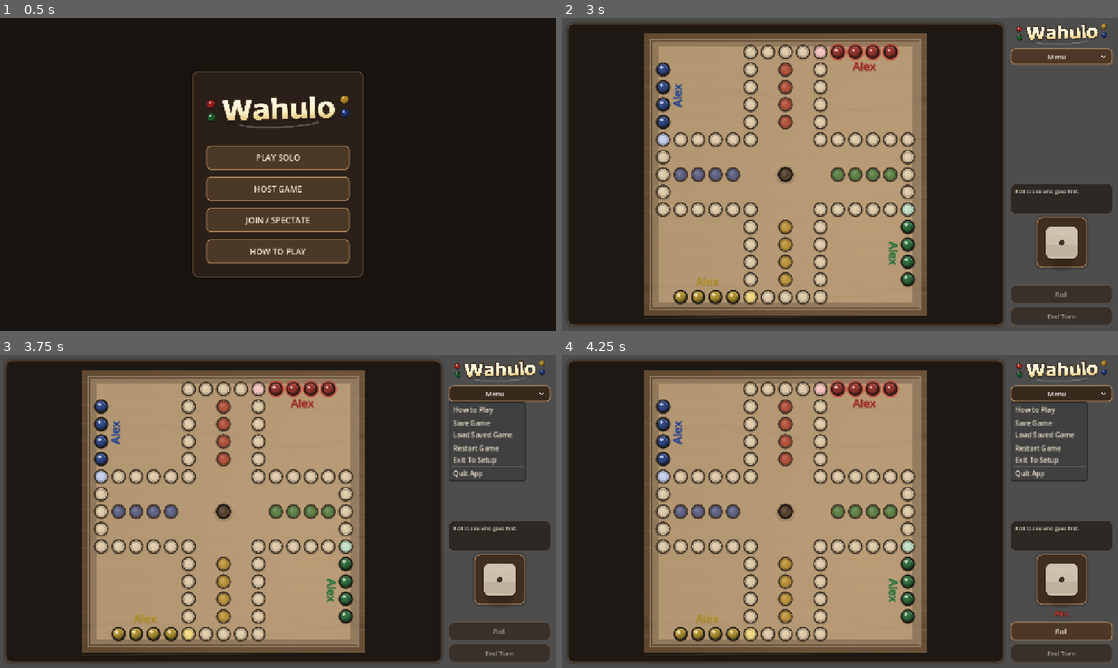
Above: before the commit, frames 1-4 (two rows, left to right).
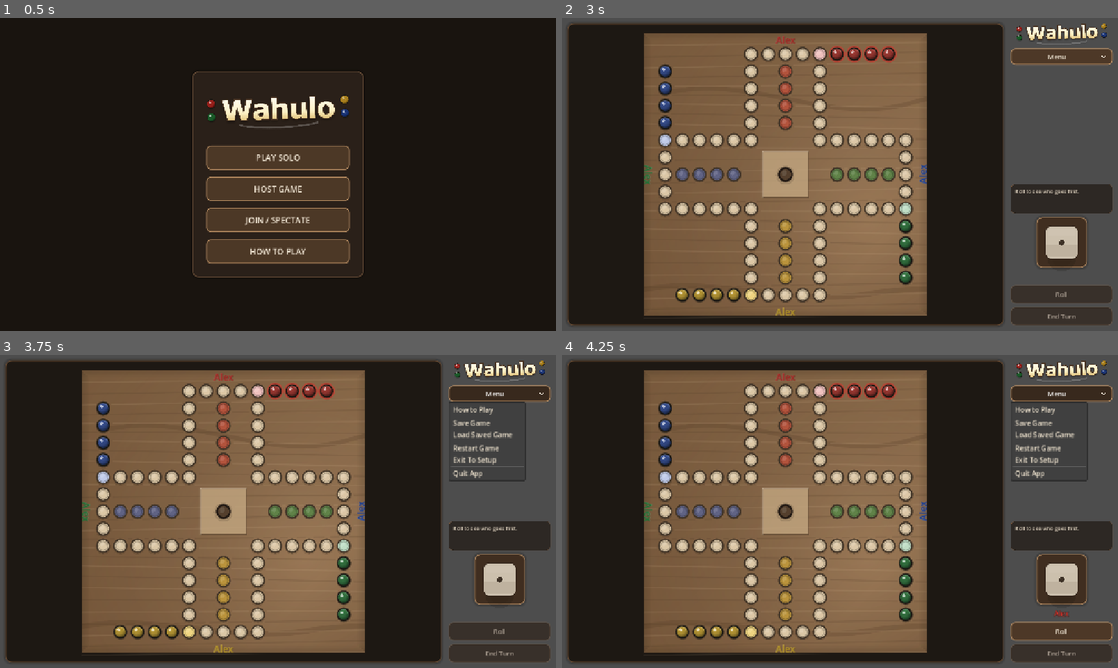
Above: after the commit, the same moments.

Repository: ItsTheMcCoy/wahoo-app
Game: Godot game, scene res://scenes/HomeScreen.tscn
Two runs of this game, one before a commit and one after it. Both use one fixed random seed, a clock stepped at 60 frames per second and the inputs below.
Inputs (mouse positions are in pixels of both pictures, inside the frame that each line leads up to):
- Up to frame 1 (0.5 s): no input
- Up to frame 2 (3 s): click "PLAY SOLO" at 0.5 s; click (845, 115) at 1.27 s; type "Alex" at 1.35 s; click (845, 161) at 1.5 s; type "Alex" at 1.58 s; click (845, 205) at 1.73 s; type "Alex" at 1.82 s; click (845, 249) at 2.02 s; type "Alex" at 2.1 s; click "Start Game" at 2.75 s
- Up to frame 3 (3.75 s): click "Menu" at 3.5 s
- Up to frame 4 (4.25 s): no input

Frame 1 is identical in both runs. In frame 2, 35% of the frame differs, in the area x 14-66%, y 5-96%; in frame 3, 35%; in frame 4, 35%.

Commit message:
Improve board realism; keep all surface elements clear of track circles

Diff:
--- a/godot/scripts/wahoo_board_view.gd
+++ b/godot/scripts/wahoo_board_view.gd
@@ -35,8 +35,11 @@
 const BOARD_SCALE := 0.97
 const POSITION_SPOT_RADIUS_RATIO := 0.37
 const MARBLE_SIZE_RATIO := 0.71
-const BOARD_EDGE_PADDING_UNITS := 1.10
+const BOARD_EDGE_PADDING_UNITS := 1.24
 const SEAT_LABEL_OFFSET_UNITS := 1.30
+const STATIC_CLEARANCE_RATIO := 0.25
+const SPOT_HALO_RATIO := 1.488
+const GRAIN_SAMPLE_STEPS := 220
 const ANIMATION_STYLE_PRESETS := {
     "subtle": {
         "move_seconds": 0.28,
@@ -285,6 +288,9 @@
     _draw_seat_labels()
 
 func _draw_board_surface() -> void:
+    var static_spot_data := _collect_static_spot_data()
+    var safety := _compute_static_safety_regions(static_spot_data)
+
     draw_rect(_board_rect, BOARD_BG, true)
     if _board_texture != null:
         draw_texture_rect(_board_texture, _board_rect, true, Color(1.0, 1.0, 1.0, 0.72))
@@ -294,31 +300,183 @@
         var t := float(i) / float(grain_rows - 1)
         var y := lerpf(_board_rect.position.y, _board_rect.end.y, t)
         var sway: float = sin(t * TAU * 2.4) * _cell_size * 0.22
-        var line_from := Vector2(_board_rect.position.x, y + sway)
-        var line_to := Vector2(_board_rect.end.x, y - sway * 0.55)
         var grain_color := BOARD_GRAIN_DARK if i % 2 == 0 else BOARD_GRAIN_LIGHT
-        draw_line(line_from, line_to, grain_color, max(1.0, _cell_size * 0.05), true)
+        _draw_grain_line_without_spots(y, sway, grain_color, max(1.0, _cell_size * 0.05), static_spot_data)
+
+    var inner: Rect2 = safety["inner"]
+    draw_rect(inner, BOARD_BG_INNER, true)
+
+    var bevel_rect := inner.grow(_cell_size * 0.04)
+    var bevel_light := BOARD_BG_INNER.lerp(Color.WHITE, 0.28)
+    bevel_light.a = 0.52
+    var bevel_dark := BOARD_EDGE.lerp(BOARD_BG, 0.35)
+    bevel_dark.a = 0.42
+    var bevel_width: float = max(1.5, _cell_size * 0.045)
+    _draw_bevel_edge_lines(bevel_rect, bevel_light, bevel_dark, bevel_width)
+    draw_rect(_board_rect, BOARD_EDGE, false, max(3.0, _cell_size * 0.10))
+
+    _draw_soft_safe_vignette(safety)
+
+func _draw_bevel_edge_lines(rect: Rect2, light: Color, dark: Color, width: float) -> void:
+    var tl := rect.position
+    var tr := Vector2(rect.end.x, rect.position.y)
+    var br := rect.end
+    var bl := Vector2(rect.position.x, rect.end.y)
+    draw_line(tl, tr, light, width, true)
+    draw_line(tl, bl, light, width, true)
+    draw_line(tr, br, dark, width, true)
+    draw_line(bl, br, dark, width, true)
+
+func _draw_soft_safe_vignette(safety: Dictionary) -> void:
+    var max_insets: Dictionary = safety["max_vignette_insets"]
+    var top_max: float = float(max_insets["top"])
+    var bottom_max: float = float(max_insets["bottom"])
+    var left_max: float = float(max_insets["left"])
+    var right_max: float = float(max_insets["right"])
+    var layer_count := 4
+    for i in range(layer_count):
+        var t0 := float(i) / float(layer_count)
+        var t1 := float(i + 1) / float(layer_count)
+        var alpha := BOARD_VIGNETTE.a * (1.0 - t0) * 0.60
+        var vignette_color := BOARD_VIGNETTE
+        vignette_color.a = alpha
+
+        var top_inset0: float = top_max * t0
+        var top_inset1: float = top_max * t1
+        var bottom_inset0: float = bottom_max * t0
+        var bottom_inset1: float = bottom_max * t1
+        var left_inset0: float = left_max * t0
+        var left_inset1: float = left_max * t1
+        var right_inset0: float = right_max * t0
+        var right_inset1: float = right_max * t1
+
+        var top_band := Rect2(
+            _board_rect.position + Vector2(0.0, top_inset0),
+            Vector2(_board_rect.size.x, max(0.0, top_inset1 - top_inset0))
+        )
+        var bottom_band := Rect2(
+            Vector2(_board_rect.position.x, _board_rect.end.y - bottom_inset1),
+            Vector2(_board_rect.size.x, max(0.0, bottom_inset1 - bottom_inset0))
+        )
+        var left_band := Rect2(
+            _board_rect.position + Vector2(left_inset0, top_inset1),
+            Vector2(max(0.0, left_inset1 - left_inset0), max(0.0, _board_rect.size.y - top_inset1 - bottom_inset1))
+        )
+        var right_band := Rect2(
+            Vector2(_board_rect.end.x - right_inset1, _board_rect.position.y + top_inset1),
+            Vector2(max(0.0, right_inset1 - right_inset0), max(0.0, _board_rect.size.y - top_inset1 - bottom_inset1))
+        )
+
+        if top_band.size.x > 0.0 and top_band.size.y > 0.0:
+            draw_rect(top_band, vignette_color, true)
+        if bottom_band.size.x > 0.0 and bottom_band.size.y > 0.0:
+            draw_rect(bottom_band, vignette_color, true)
+        if left_band.size.x > 0.0 and left_band.size.y > 0.0:
+            draw_rect(left_band, vignette_color, true)
+        if right_band.size.x > 0.0 and right_band.size.y > 0.0:
+            draw_rect(right_band, vignette_color, true)
+
+func _draw_grain_line_without_spots(y: float, sway: float, color: Color, width: float, spot_data: Array) -> void:
+    var last_outside := false
+    var segment_start := Vector2.ZERO
+    for step in range(GRAIN_SAMPLE_STEPS + 1):
+        var t := float(step) / float(GRAIN_SAMPLE_STEPS)
+        var x := lerpf(_board_rect.position.x, _board_rect.end.x, t)
+        var local_y := lerpf(y + sway, y - sway * 0.55, t)
+        var point := Vector2(x, local_y)
+        var outside := not _point_in_spot_clearance(point, spot_data, 0.0)
+
+        if outside and not last_outside:
+            segment_start = point
+        elif not outside and last_outside:
+            if segment_start.distance_to(point) >= _cell_size * 0.12:
+                draw_line(segment_start, point, color, width, true)
+
+        if step == GRAIN_SAMPLE_STEPS and outside and segment_start.distance_to(point) >= _cell_size * 0.12:
+            draw_line(segment_start, point, color, width, true)
+
+        last_outside = outside
+
+func _collect_static_spot_data() -> Array:
+    var data: Array = []
+    var halo_radius := _position_spot_radius() * SPOT_HALO_RATIO
+
+    for coord in WahooLayout.all_track_grid_coords():
+        data.append({"center": _grid_to_local(coord), "radius": halo_radius})
+
+    for player in range(WahooState.NUM_PLAYERS):
+        for coord in WahooLayout.home_row_grid_coords(player):
+            data.append({"center": _grid_to_local(coord), "radius": halo_radius * 0.96})
+        for coord in WahooLayout.base_cluster_grid_coords(player):
+            data.append({"center": _grid_to_local(coord), "radius": halo_radius * 0.96})
+
+    data.append({"center": _grid_to_local(WahooLayout.center_grid_coord()), "radius": halo_radius * 1.24})
+    return data
+
+func _compute_static_safety_regions(spot_data: Array) -> Dictionary:
+    var clearance := _cell_size * STATIC_CLEARANCE_RATIO
+    var center := _board_rect.get_center()
+    var min_x := INF
+    var max_x := -INF
+    var min_y := INF
+    var max_y := -INF
+    var left_limit := _board_rect.position.x + _cell_size * 0.36
+    var right_limit := _board_rect.end.x - _cell_size * 0.36
+    var top_limit := _board_rect.position.y + _cell_size * 0.36
+    var bottom_limit := _board_rect.end.y - _cell_size * 0.36
+
+    for item in spot_data:
+        var c: Vector2 = item["center"]
+        var r: float = float(item["radius"])
+        min_x = minf(min_x, c.x - r)
+        max_x = maxf(max_x, c.x + r)
+        min_y = minf(min_y, c.y - r)
+        max_y = maxf(max_y, c.y + r)
+
+        if c.x <= center.x:
+            left_limit = maxf(left_limit, c.x + r + clearance)
+        if c.x >= center.x:
+            right_limit = minf(right_limit, c.x - r - clearance)
+        if c.y <= center.y:
+            top_limit = maxf(top_limit, c.y + r + clearance)
+        if c.y >= center.y:
+            bottom_limit = minf(bottom_limit, c.y - r - clearance)
+
+    var min_inner_size := _cell_size * 2.6
+    if right_limit - left_limit < min_inner_size:
+        var mid_x := (left_limit + right_limit) * 0.5
+        left_limit = mid_x - min_inner_size * 0.5
+        right_limit = mid_x + min_inner_size * 0.5
+    if bottom_limit - top_limit < min_inner_size:
+        var mid_y := (top_limit + bottom_limit) * 0.5
+        top_limit = mid_y - min_inner_size * 0.5
+        bottom_limit = mid_y + min_inner_size * 0.5
 
     var inner := Rect2(
-        _board_rect.position + Vector2(_cell_size * 0.48, _cell_size * 0.48),
-        _board_rect.size - Vector2(_cell_size * 0.96, _cell_size * 0.96)
+        Vector2(left_limit, top_limit),
+        Vector2(max(0.0, right_limit - left_limit), max(0.0, bottom_limit - top_limit))
     )
-    draw_rect(inner, BOARD_BG_INNER, true)
-
-    var bevel_light := BOARD_BG_INNER.lerp(Color.WHITE, 0.24)
-    bevel_light.a = 0.62
-    draw_rect(inner.grow(_cell_size * 0.08), bevel_light, false, max(2.0, _cell_size * 0.07))
-    draw_rect(_board_rect, BOARD_EDGE, false, max(3.0, _cell_size * 0.10))
-
-    var vignette_inset := _cell_size * 0.82
-    var top_band := Rect2(_board_rect.position, Vector2(_board_rect.size.x, vignette_inset))
-    var bottom_band := Rect2(Vector2(_board_rect.position.x, _board_rect.end.y - vignette_inset), Vector2(_board_rect.size.x, vignette_inset))
-    var left_band := Rect2(Vector2(_board_rect.position.x, _board_rect.position.y + vignette_inset), Vector2(vignette_inset, _board_rect.size.y - vignette_inset * 2.0))
-    var right_band := Rect2(Vector2(_board_rect.end.x - vignette_inset, _board_rect.position.y + vignette_inset), Vector2(vignette_inset, _board_rect.size.y - vignette_inset * 2.0))
-    draw_rect(top_band, BOARD_VIGNETTE, true)
-    draw_rect(bottom_band, BOARD_VIGNETTE, true)
-    draw_rect(left_band, BOARD_VIGNETTE, true)
-    draw_rect(right_band, BOARD_VIGNETTE, true)
+
+    var max_vignette_insets := {
+        "top": max(0.0, min_y - _board_rect.position.y - clearance),
+        "bottom": max(0.0, _board_rect.end.y - max_y - clearance),
+        "left": max(0.0, min_x - _board_rect.position.x - clearance),
+        "right": max(0.0, _board_rect.end.x - max_x - clearance),
+    }
+
+    return {
+        "inner": inner,
+        "spot_extents": {"min_x": min_x, "max_x": max_x, "min_y": min_y, "max_y": max_y},
+        "max_vignette_insets": max_vignette_insets,
+    }
+
+func _point_in_spot_clearance(point: Vector2, spot_data: Array, extra_padding: float) -> bool:
+    for item in spot_data:
+        var c: Vector2 = item["center"]
+        var r: float = float(item["radius"]) + extra_padding
+        if point.distance_squared_to(c) <= r * r:
+            return true
+    return false
 
 func _draw_ambient_occlusion() -> void:
     var lane_radius := _position_spot_radius() * 1.20
@@ -486,6 +644,9 @@
     var radius: float = _position_spot_radius()
     draw_circle(center + Vector2(0.0, radius * 0.16), radius * 0.98, SPOT_CAVITY)
     draw_circle(center, radius, fill)
+    var inner_rim_shadow := fill.darkened(0.38)
+    inner_rim_shadow.a = 0.34
+    draw_arc(center - Vector2(0.0, radius * 0.05), radius * 0.56, PI * 1.02, PI * 1.98, 24, inner_rim_shadow, max(1.0, radius * 0.09), true)
     var highlight := fill.lerp(Color.WHITE, 0.26)
     highlight.a = 0.46
     draw_circle(center - Vector2(radius * 0.22, radius * 0.28), radius * 0.38, highlight)
@@ -502,36 +663,77 @@
     var font: Font = ThemeDB.fallback_font
     if font == null:
         return
-    var font_size := int(max(16.0, _cell_size * 0.66))
+    var font_size := int(max(12.0, _cell_size * 0.56))
     var font_height: float = font.get_height(font_size)
+    var spot_data := _collect_static_spot_data()
     for player in range(WahooState.NUM_PLAYERS):
         var label := String(_seat_labels[player]).strip_edges()
         if label.is_empty():
             continue
         var color: Color = PLAYER_COLORS[player].darkened(0.28)
         color.a = 0.95
-        var anchor := _seat_label_anchor(player)
+        var text_size := font.get_string_size(label, HORIZONTAL_ALIGNMENT_LEFT, -1, font_size)
+        var half_size := Vector2(text_size.x * 0.5, font_height * 0.45)
+        if player == 1 or player == 3:
+            half_size = Vector2(half_size.y, half_size.x)
+        var anchor := _resolve_seat_label_anchor(player, _seat_label_anchor(player), half_size, spot_data)
         if player == 1 or player == 3:
             var angle := PI * 0.5 if player == 1 else -PI * 0.5
             _draw_centered_rotated_text(font, font_size, font_height, label, anchor, angle, color)
         else:
             _draw_centered_text(font, font_size, font_height, label, anchor, color)
 
-func _seat_label_anchor(player: int) -> Vector2:
-    var base_center := _base_cluster_center(player)
-    var inward_dirs := [
+func _resolve_seat_label_anchor(player: int, base_anchor: Vector2, half_size: Vector2, spot_data: Array) -> Vector2:
+    var outward_dirs := [
+        Vector2(0.0, -1.0),
+        Vector2(-1.0, 0.0),
         Vector2(0.0, 1.0),
-        Vector2(-1.0, 0.0),
-        Vector2(0.0, -1.0),
         Vector2(1.0, 0.0),
     ]
-    var offset_dirs := inward_dirs.duplicate()
-    # Yellow (player 2) is on the bottom edge; give it a small extra lift so the text clears the base row.
-    offset_dirs[2] = Vector2(0.0, -1.0)
-    var offset_units := 0.72
+    var anchor := base_anchor
+    var step_size: float = max(1.0, _cell_size * 0.08)
+    var edge_margin := _cell_size * 0.06
+    var viewport_rect := Rect2(Vector2.ZERO, size)
+    for _step in range(90):
+        if not _label_box_overlaps_spots(anchor, half_size, spot_data):
+            break
+        anchor += outward_dirs[player] * step_size
+        anchor.x = clampf(anchor.x, viewport_rect.position.x + half_size.x + edge_margin, viewport_rect.end.x - half_size.x - edge_margin)
+        anchor.y = clampf(anchor.y, viewport_rect.position.y + half_size.y + edge_margin, viewport_rect.end.y - half_size.y - edge_margin)
+    return anchor
+
+func _label_box_overlaps_spots(anchor: Vector2, half_size: Vector2, spot_data: Array) -> bool:
+    for y_step in range(5):
+        var ty := float(y_step) / 4.0
+        for x_step in range(9):
+            var tx := float(x_step) / 8.0
+            var point := Vector2(
+                anchor.x + lerpf(-half_size.x, half_size.x, tx),
+                anchor.y + lerpf(-half_size.y, half_size.y, ty)
+            )
+            if _point_in_spot_clearance(point, spot_data, 0.0):
+                return true
+    return false
+
+func _seat_label_anchor(player: int) -> Vector2:
+    var safety := _compute_static_safety_regions(_collect_static_spot_data())
+    var extents: Dictionary = safety["spot_extents"]
+    var edge_margin := _cell_size * 0.22
+    var clearance := _cell_size * STATIC_CLEARANCE_RATIO
+    var center := _board_rect.get_center()
+
+    if player == 0:
+        var y_top := lerpf(_board_rect.position.y + edge_margin, extents["min_y"] - clearance, 0.52)
+        return Vector2(center.x, y_top)
     if player == 2:
-        offset_units = 0.98
-    return base_center + offset_dirs[player] * (_cell_size * offset_units)
+        var y_bottom := lerpf(_board_rect.end.y - edge_margin, extents["max_y"] + clearance, 0.48)
+        return Vector2(center.x, y_bottom)
+    if player == 1:
+        var x_left := lerpf(_board_rect.position.x + edge_margin, extents["min_x"] - clearance, 0.52)
+        return Vector2(x_left, center.y)
+
+    var x_right := lerpf(_board_rect.end.x - edge_margin, extents["max_x"] + clearance, 0.48)
+    return Vector2(x_right, center.y)
 
 func _base_cluster_center(player: int) -> Vector2:
     var coords := WahooLayout.base_cluster_grid_coords(player)
Not shown, changed: documents/ASSET_DESIGN_GUIDE.md
Not shown, changed: documents/GRAPHICS_UPGRADE_PLAN.md
Not shown, changed: godot/build/web/index.html
Not shown, changed: godot/build/web/index.pck
